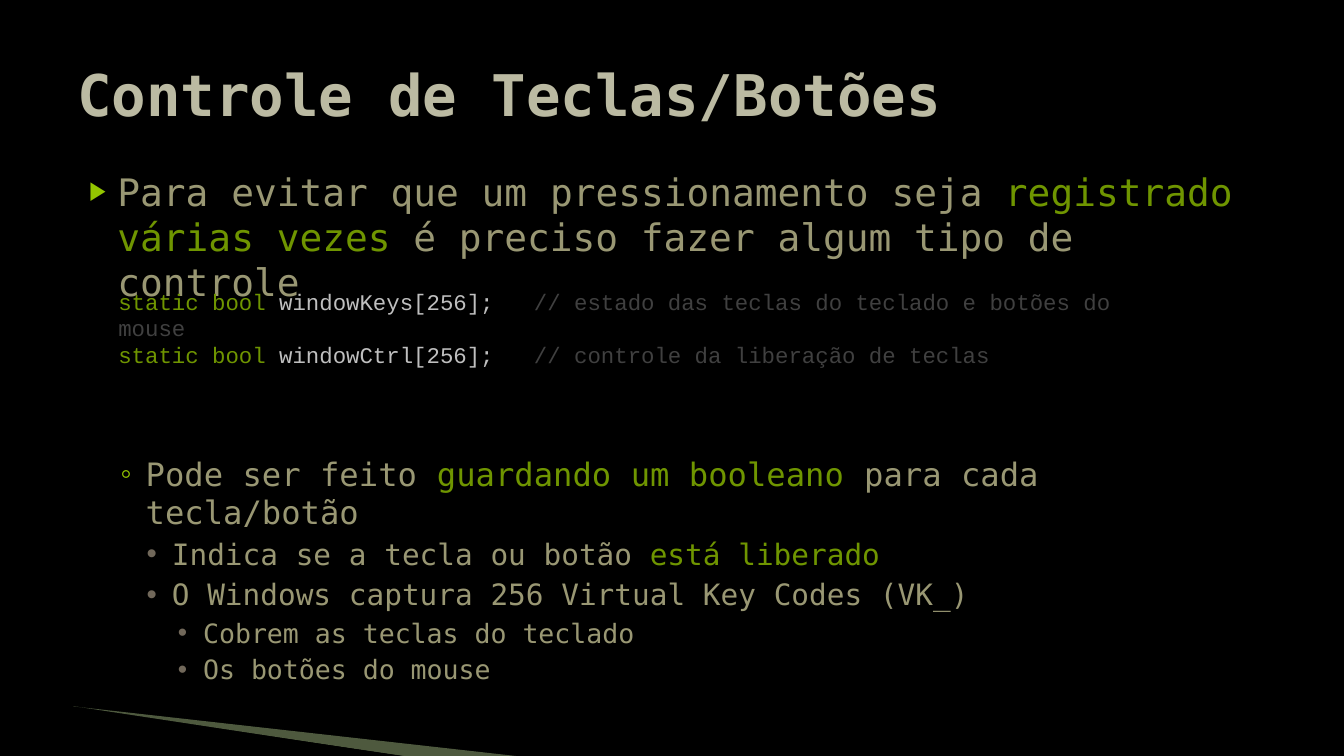
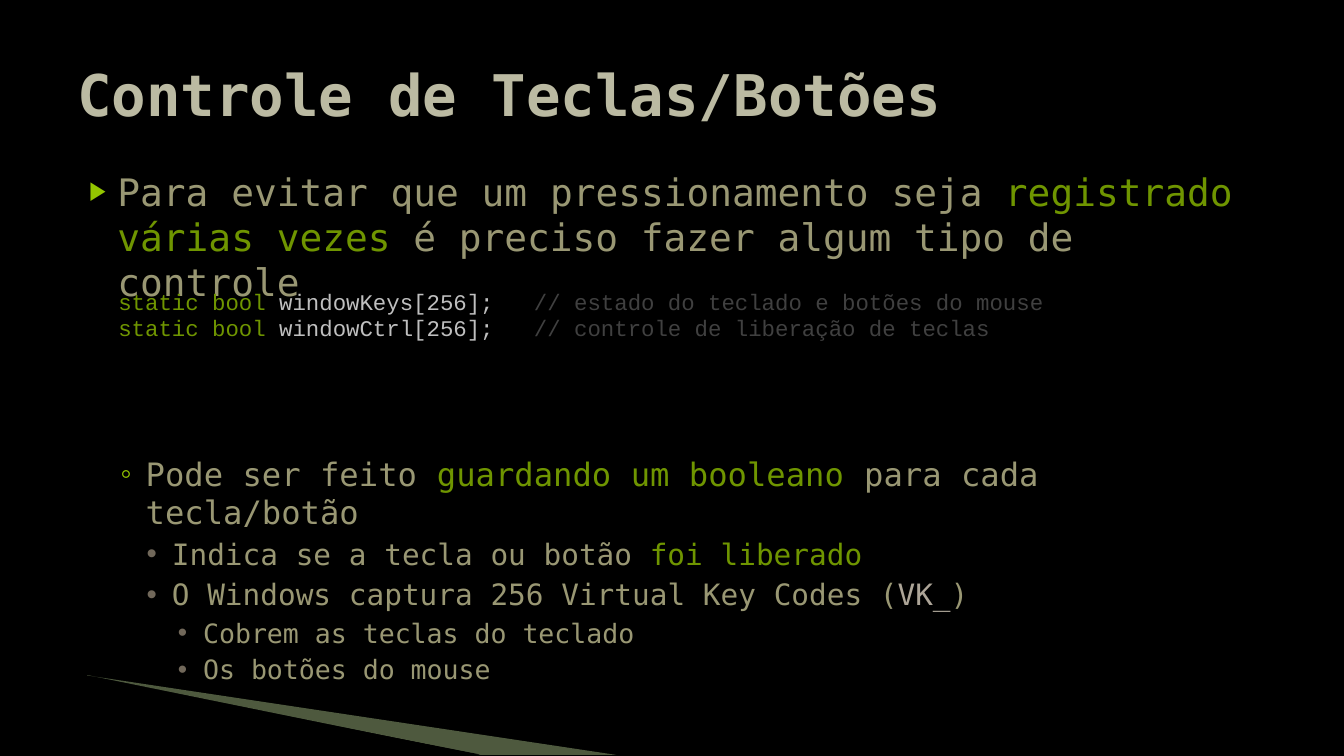
Before and after one commit to JudsonSS/Jogos, a slide deck: slide 5 of Slides/17. Interação com o Mouse.pptx. Drawn at 1344x756 pixels with LibreOffice and Linux fonts; fonts in the diff are those of the drawing; background and template pictures are left out. Boxes give left, top, right and bottom in pixels: in the first picture for what was removed or moved away, otherwise in the second. Text is boxed around its words. In the diff, an @@ line names an element or a change of style, - is before the commit and + after.

```diff
--- a/Slides/17. Interação com o Mouse.pptx
+++ b/Slides/17. Interação com o Mouse.pptx
@@ text at [118,293,1043,341]: text changed @@
-static bool windowKeys[256]; // estado das teclas do teclado e botões do mouse
-static bool windowCtrl[256]; // controle da liberação de teclas
+static bool windowKeys[256]; // estado do teclado e botões do mouse
+static bool windowCtrl[256]; // controle de liberação de teclas
@@ text at [172,542,863,566]: text changed @@
-    • Indica se a tecla ou botão está liberado
+    • Indica se a tecla ou botão foi liberado
@@ text at [172,582,968,612]: text colour #999773 to #ADA598 in "(VK_)" @@
@@ freeform shape: place and size @@
-freeform shape at [72,708,408,756]
+freeform shape at [85,678,480,755]
@@ freeform shape: place and size @@
-freeform shape at [74,707,524,756]
+freeform shape at [88,676,617,755]
```
Also in this commit, not shown: 8 other slides changed.
